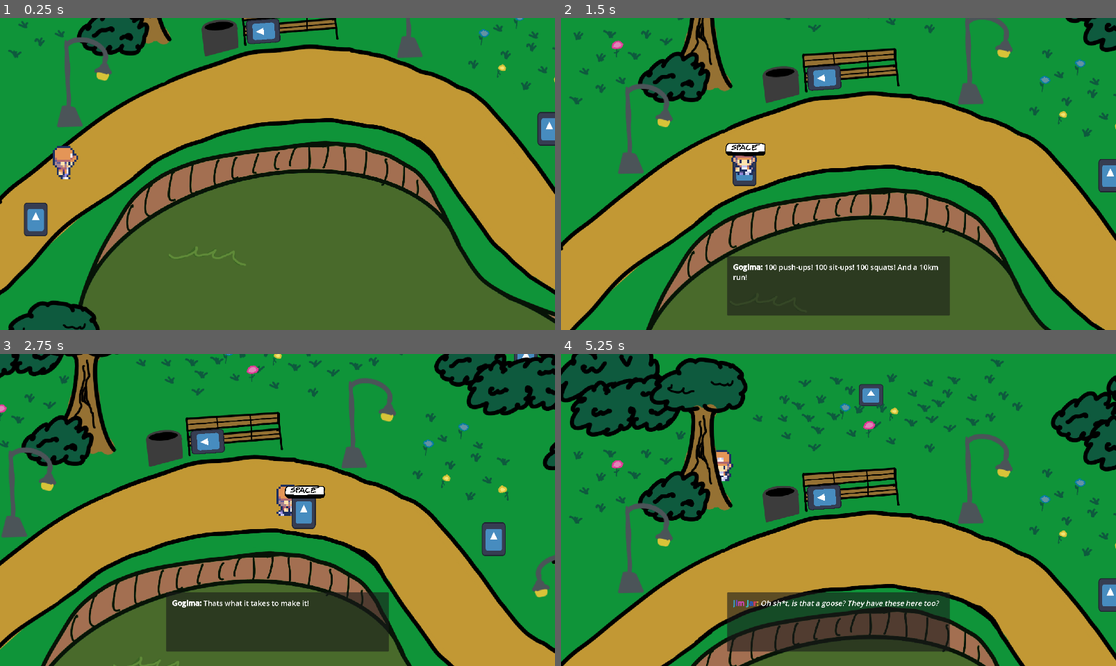
Above: before the commit, frames 1-4 (two rows, left to right).
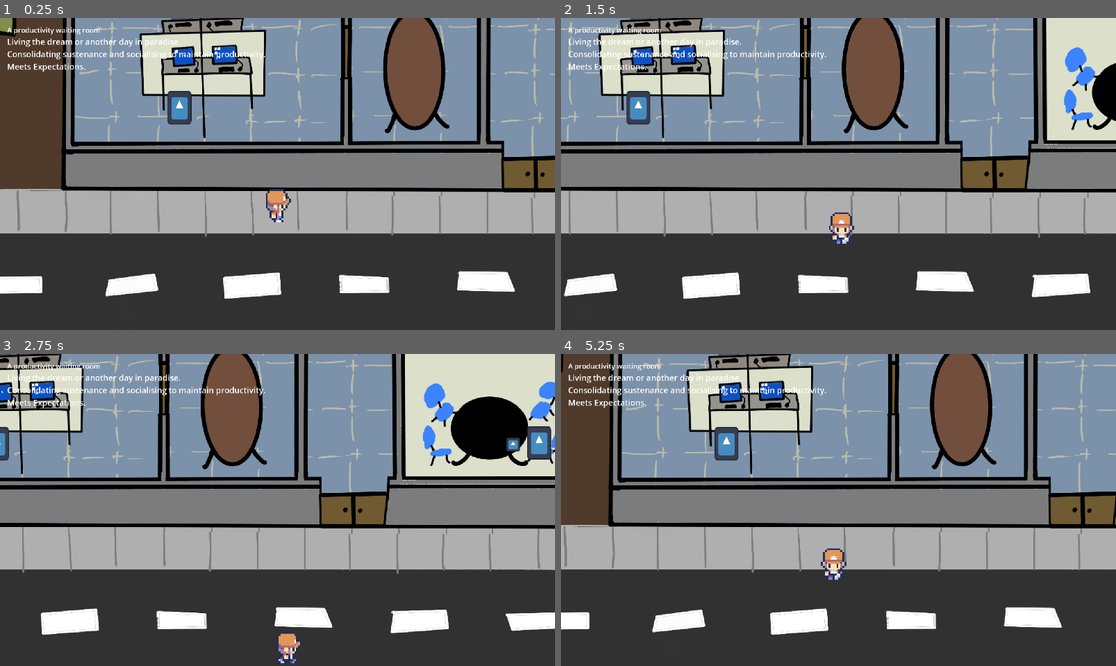
Above: after the commit, the same moments.

Repository: cewaite/documentary_of_aliens
Game: Godot game, scene res://globals/game_manager/game_manager.tscn
Same seed, same stepped clock (60 frames per second), same inputs: the game is played once before the commit and once after it. The engine's default icon, where the game draws it, is replaced by a stand-in: a white triangle on a blue panel in a dark square.
Inputs:
- Up to frame 1 (0.25 s): no input
- Up to frame 2 (1.5 s): hold Right (ui_right) 0.53-1.28 s; tap Space (interact) at 0.6, 1.35 s; hold Down (ui_down) from 1.28 s (still down)
- Up to frame 3 (2.75 s): release Down (ui_down) at 2.03 s; hold Right (ui_right) from 2.03 s (still down); tap E (take_picture) at 2.1 s; tap Space (interact) at 2.3 s
- Up to frame 4 (5.25 s): release Right (ui_right) at 2.78 s; hold Up (ui_up) 2.78-3.53 s; tap Space (interact) at 2.85, 3.6, 4.55, 5.1 s; hold Left (ui_left) 3.53-5.03 s; tap E (take_picture) at 4.35 s; hold Down (ui_down) from 5.03 s (still down)

The runs differ from the first frame. In frame 1, 99% of the frame differs, in the area x 0-100%, y 0-100%; in frame 2, 93%; in frame 3, 94%; in frame 4, 99%.

Commit message:
Fix photo through wall

Diff:
--- a/entities/npcs/janitor/janitor_npc.gd
+++ b/entities/npcs/janitor/janitor_npc.gd
@@ -8,7 +8,6 @@
 
 
 func _on_interact_component_area_exited(area: Area2D) -> void:
-	print_debug("Area exit: " + area.name)
 	if area is InteractableComponent:
 		if area.parent is Door:
 			var door = area.parent
--- a/entities/objects/door/door.tscn
+++ b/entities/objects/door/door.tscn
@@ -15,7 +15,7 @@
 [node name="InteractableComponent" parent="." unique_id=436105360 instance=ExtResource("3_icyyl")]
 
 [node name="PassThroughDetector" type="Area2D" parent="." unique_id=1310179489]
-collision_layer = 136
+collision_layer = 8
 collision_mask = 6
 
 [connection signal="area_exited" from="PassThroughDetector" to="." method="_on_pass_through_detector_area_exited"]
--- a/globals/game_manager/game_manager.tscn
+++ b/globals/game_manager/game_manager.tscn
@@ -8,6 +8,6 @@
 [node name="GameManager" type="Node" unique_id=1621592908 node_paths=PackedStringArray("ui_manager")]
 script = ExtResource("1_e8pdb")
 ui_manager = NodePath("UIManager")
-levels = Array[PackedScene]([ExtResource("2_0bnvm"), ExtResource("3_q5eha")])
+levels = Array[PackedScene]([ExtResource("3_q5eha"), ExtResource("2_0bnvm")])
 
 [node name="UIManager" parent="." unique_id=859618267 instance=ExtResource("2_qfmkk")]
--- a/prefabs/components/camera_area_component/camera_area_component.gd
+++ b/prefabs/components/camera_area_component/camera_area_component.gd
@@ -1,7 +1,8 @@
-class_name CameraAreaComponent extends Area2D
+class_name CameraAreaComponent extends Node2D
 
 @export var parent: Player
 
+@onready var camera_area_shape_cast: ShapeCast2D = $CameraAreaShapeCast
 @onready var flash: Polygon2D = $Flash
 @onready var flash_timer: Timer = $FlashTimer
 @export var flash_time: float = 0.2
@@ -47,11 +48,12 @@
 		capture_photo_area()
 
 func capture_photo_area():
-
-	var areas = get_overlapping_areas()
-	for area in areas:
-		if area is PhotoArea:
-			SignalController.emit_signal("complete_photo", area)
+	camera_area_shape_cast.force_shapecast_update()
+	var flash_scale = camera_area_shape_cast.get_closest_collision_unsafe_fraction()
+	flash.scale = Vector2(flash_scale, flash_scale)
+	var collider = camera_area_shape_cast.get_collider(0)
+	if collider is PhotoArea:
+		SignalController.emit_signal("complete_photo", collider)
 
 func start_cooldown():
 	cooldown_timer.wait_time = cooldown_time
@@ -68,3 +70,8 @@
 
 func _on_cooldown_timer_timeout() -> void:
 	cooldown_timer.stop()
+
+
+func _on_flash_timer_timeout() -> void:
+	flash_timer.stop()
+	flash.hide()
--- a/prefabs/components/camera_area_component/camera_area_component.tscn
+++ b/prefabs/components/camera_area_component/camera_area_component.tscn
@@ -2,24 +2,28 @@
 
 [ext_resource type="Script" uid="uid://c8obfoc716qql" path="res://prefabs/components/camera_area_component/camera_area_component.gd" id="1_jlhfe"]
 
-[node name="CameraAreaComponent" type="Area2D" unique_id=976467438]
-collision_layer = 512
-collision_mask = 256
+[sub_resource type="CircleShape2D" id="CircleShape2D_jlhfe"]
+radius = 19.35
+
+[node name="CameraAreaComponent" type="Node2D" unique_id=1936267798]
 script = ExtResource("1_jlhfe")
 
-[node name="CollisionPolygon2D" type="CollisionPolygon2D" parent="." unique_id=1967756383]
-position = Vector2(0, -28)
-polygon = PackedVector2Array(-8, 1, -70, -115, 70, -115, 8, 1)
+[node name="CameraAreaShapeCast" type="ShapeCast2D" parent="." unique_id=612394803]
+position = Vector2(0, -13)
+shape = SubResource("CircleShape2D_jlhfe")
+target_position = Vector2(0, -105)
+collision_mask = 384
+collide_with_areas = true
 
 [node name="Flash" type="Polygon2D" parent="." unique_id=580242616]
-visible = false
-position = Vector2(0, -28)
+position = Vector2(0, -26)
 color = Color(1, 1, 1, 0.40784314)
-polygon = PackedVector2Array(-8, 1, -70, -115, 70, -115, 8, 1)
+polygon = PackedVector2Array(-16, 0, -40, -112, 40, -112, 16, 0)
+uv = PackedVector2Array(-16, 0, -71.99997, -112, 72, -112, 16, 0)
 
 [node name="FlashTimer" type="Timer" parent="." unique_id=1939746855]
 
 [node name="CooldownTimer" type="Timer" parent="." unique_id=670821943]
 
-[connection signal="timeout" from="FlashTimer" to="." method="_on_timer_timeout"]
+[connection signal="timeout" from="FlashTimer" to="." method="_on_flash_timer_timeout"]
 [connection signal="timeout" from="CooldownTimer" to="." method="_on_cooldown_timer_timeout"]
--- a/prefabs/components/interactable_component/interactable_component.gd
+++ b/prefabs/components/interactable_component/interactable_component.gd
@@ -10,7 +10,6 @@
 	assert(interact_icon != null, "Object has no interact_icon: " + parent.name)
 
 func call_parent_interact(interactor):
-	print_debug("Interacting with: ", parent.name)
 	parent.interact(interactor)
 
 func enable_icon():
--- a/scenes/levels/the_office/the_office.tscn
+++ b/scenes/levels/the_office/the_office.tscn
@@ -744,7 +744,12 @@
 shape = SubResource("RectangleShape2D_rd7m1")
 
 [node name="PlayerSpawn" type="Marker2D" parent="." unique_id=305113925]
-position = Vector2(1884, 1367)
+position = Vector2(707, 1367)
+rotation = 3.1415927
+
+[node name="PlayerSpawn2" type="Marker2D" parent="." unique_id=236866117]
+position = Vector2(707, 1367)
+rotation = 3.1415927
 
 [connection signal="area_entered" from="NPCs/Path2D/PathFollow2D/JanitorNPC/InteractComponent" to="NPCs/Path2D/PathFollow2D/JanitorNPC" method="_on_interact_component_area_entered"]
 [connection signal="area_exited" from="NPCs/Path2D/PathFollow2D/JanitorNPC/InteractComponent" to="NPCs/Path2D/PathFollow2D/JanitorNPC" method="_on_interact_component_area_exited"]
--- a/scenes/ui/dialogue_ui/dialogue_ui.tscn
+++ b/scenes/ui/dialogue_ui/dialogue_ui.tscn
@@ -42,7 +42,7 @@
 theme_override_font_sizes/italics_font_size = 25
 theme_override_font_sizes/mono_font_size = 25
 text = "This is test dialogue text..."
-scroll_following = true
+fit_content = true
 
 [node name="FadeTimer" type="Timer" parent="." unique_id=825963756]
 unique_name_in_owner = true
